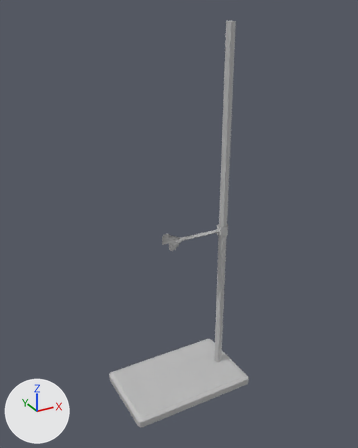
A saved change to the FBX model Team Seven Project/Assets/Meshes/Env_RetortStand_02.fbx.
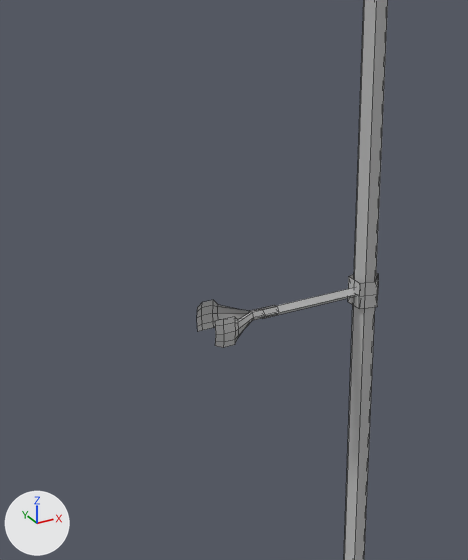
Each version is shown whole from a 50 mm lens placed at (-0.414, -0.573, 0.571), pointed at (-0.097, 0.002, 0.284), then close up on the part from 25% to 73% of the width and 28% to 73% of the height. Every picture has the same lights, and +X, +Y and +Z are marked at lower left. The close-ups show mesh edges as thin lines. Where no turn or scale is listed for an object, it has been applied to the vertices. Vertices at the same position are counted once.

Objects in the first close-up: 'Env_RetortStand_02'.
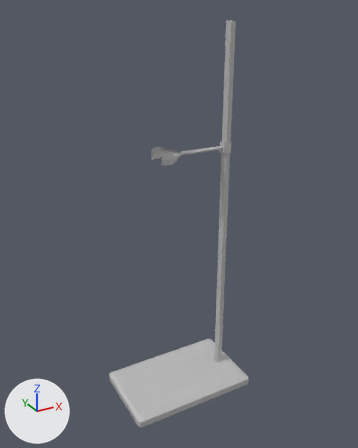
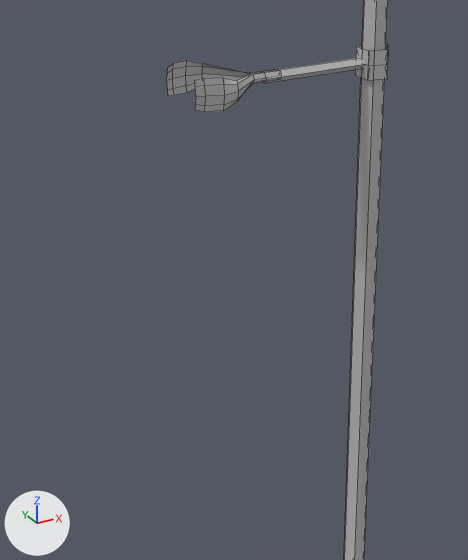
The newer file is also turned or shifted as a whole; pictures and numbers use the older file's frame.

What changed in the scene script:
```text
Change me_mesh:
    where me_mesh.from_pydata(...)  # 159 vertices, 146 faces; spans x -0.199..0.001, y -0.062..0.062, z 0.0..0.554
    used by ob_env_retortstand_02; location = (0.0, 0.0, 0.0)
    me_mesh part 1: the loose piece of 10 vertices spanning x -0.087..-0.027, y -0.003..0.003, z 0.256..0.262 is moved by (0.0, 0.0, 0.129)
    me_mesh part 2: the loose piece of 20 vertices spanning x -0.03..-0.013, y -0.008..0.009, z 0.251..0.267 is moved by (0.0, 0.0, 0.129)
    me_mesh part 3: a new loose piece of 55 vertices spanning x -0.132..-0.078, y -0.019..0.021, z 0.38..0.396, in mat_lambert21 (grey #bcbcbc)
    me_mesh part 4: the loose piece of 55 vertices spanning x -0.12..-0.078, y -0.012..0.013, z 0.251..0.267 is deleted
```

Changed parts and their boxes [x1, y1, x2, y2] in the close-ups (468 x 560 px; the box of a moved part takes in the faces that stretch with it):
'Env_RetortStand_02', reshaped: before [197, 0, 388, 560]; after [167, 0, 388, 560]
part 1 of me_mesh, moved or reshaped: before [262, 288, 356, 319]; after [263, 58, 365, 83]
part 2 of me_mesh, moved or reshaped: before [348, 273, 378, 309]; after [355, 44, 388, 80]
part 3 of me_mesh, added: after [167, 61, 281, 112]
part 4 of me_mesh, deleted: before [197, 300, 278, 348]
